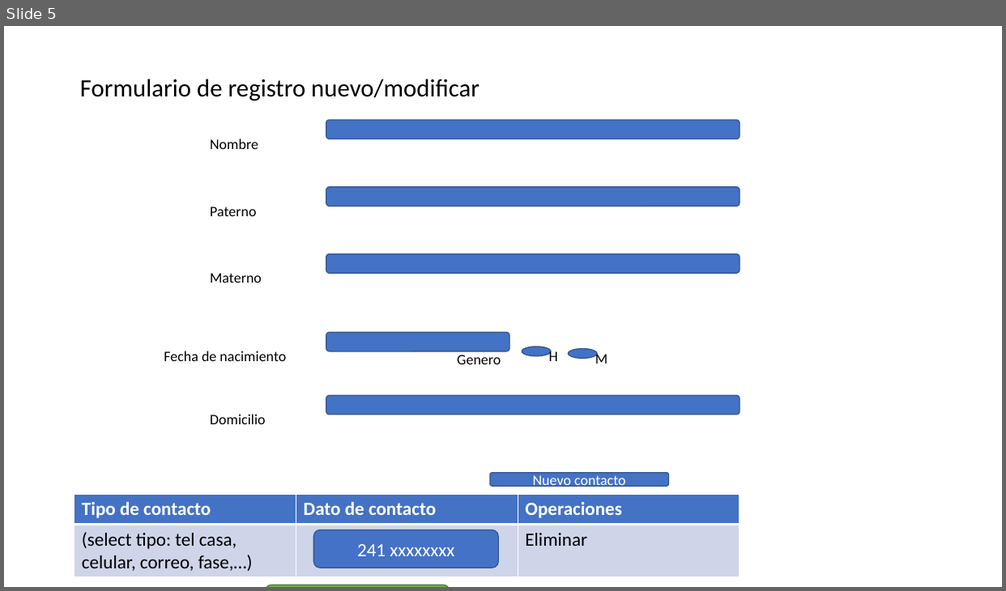
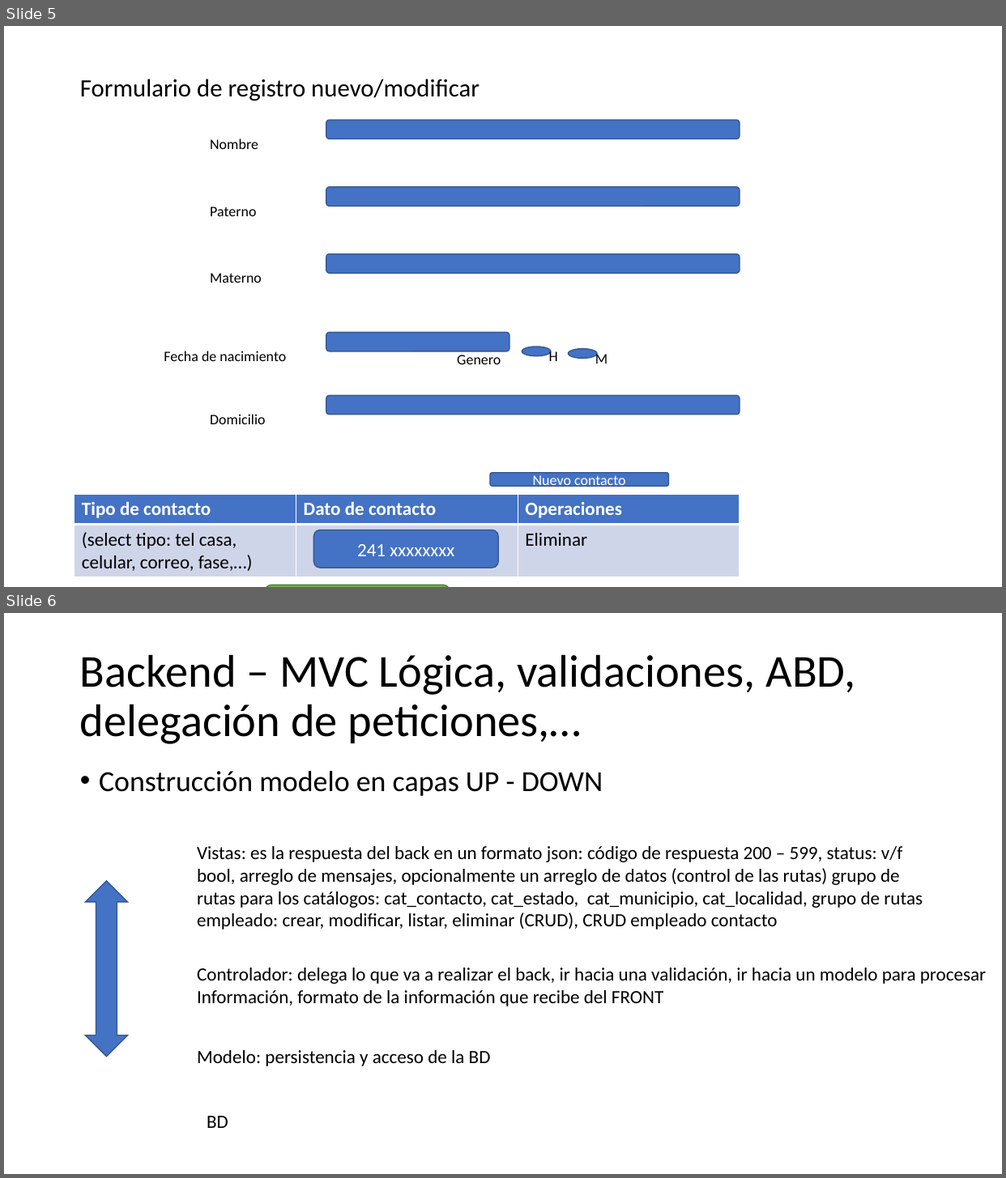
Before and after one commit to enriquecr1990/cap_php_ago22, a slide deck: presentacion/Presentación1.pptx. Shown one above the other, each under a label of ours: slide 5 before the commit, slides 5 and 6 after it. The pictures are 1006x591 and 1006x1178 pixels, drawn with LibreOffice and Linux fonts; fonts in the diff are those of the drawing. Boxes give left, top, right and bottom in pixels: in the first picture for what was removed or moved away, otherwise in the second. Text is boxed around its words. In the diff, an @@ line names an element or a change of style, - is before the commit and + after.

```diff
--- a/presentacion/Presentación1.pptx
+++ b/presentacion/Presentación1.pptx
@@ slide 6 added at [4,613,1002,1174], background #FFFFFF @@
@@ title added at [80,654,856,744], 44 pt, text #000000 @@
+Backend – MVC Lógica, validaciones, ABD, delegación de peticiones,…
@@ text added at [99,771,603,796], 28 pt, text #000000 @@
+• Construcción modelo en capas UP - DOWN
@@ text added at [197,846,923,930], 18 pt, text #000000 @@
+Vistas: es la respuesta del back en un formato json: código de respuesta 200 – 599, status: v/f bool, arreglo de mensajes, opcionalmente un arreglo de datos (control de las rutas) grupo de rutas para los catálogos: cat_contacto, cat_estado, cat_municipio, cat_localidad, grupo de rutas empleado: crear, modificar, listar, eliminar (CRUD), CRUD empleado contacto
@@ up down arrow added at [86,881,128,1057], fill #4472C4, outline #325491 1 pt @@
@@ text added at [197,968,986,1007], 18 pt, text #000000 @@
+Controlador: delega lo que va a realizar el back, ir hacia una validación, ir hacia un modelo para procesar
+Información, formato de la información que recibe del FRONT
@@ text added at [197,1050,491,1067], 18 pt, text #000000 @@
+Modelo: persistencia y acceso de la BD
@@ text added at [206,1116,228,1128], 18 pt, text #000000 @@
+BD
```
Also in this commit, not shown: 1 slide changed, 1 other slide added, 6 other files.
